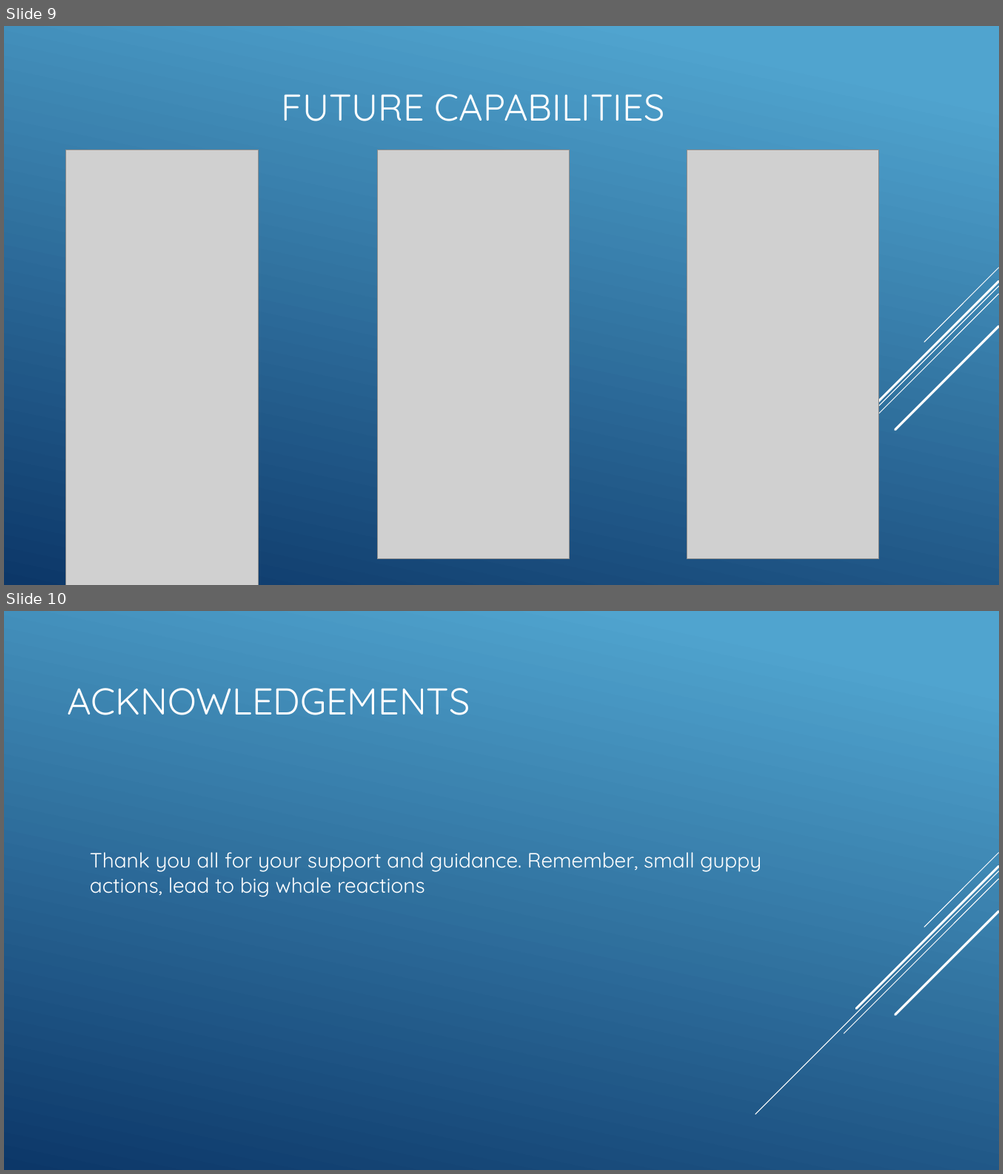
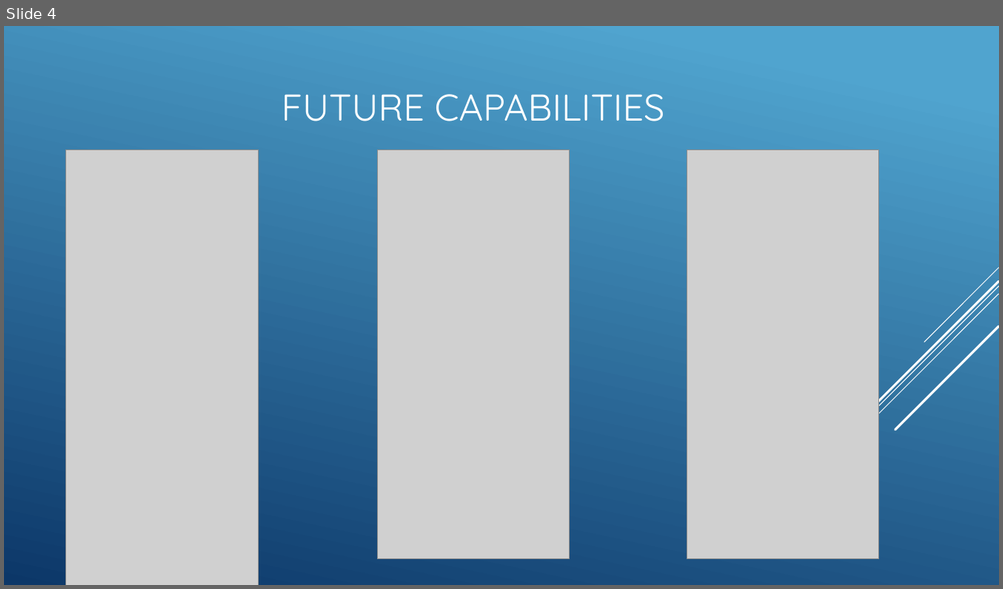
Before and after one commit to Tampa2017/team-8, a slide deck: JP Morgan Code for Good 2017 Presentation.pptx. Shown one above the other, each under a label of ours: slides 9 and 10 before the commit, slide 4 after it. The pictures are 1003x1174 and 1003x589 pixels, drawn with LibreOffice and Linux fonts; fonts in the diff are those of the drawing; grey boxes stand for pictures. Boxes give left, top, right and bottom in pixels: in the first picture for what was removed or moved away, otherwise in the second. Text is boxed around its words. In the diff, an @@ line names an element or a change of style, - is before the commit and + after.

```diff
--- a/JP Morgan Code for Good 2017 Presentation.pptx
+++ b/JP Morgan Code for Good 2017 Presentation.pptx
@@ slide 10 removed at [4,611,999,1170], background gradient #51A5CF to #0D3868; not listed: 5 template elements that a slide beside it also shows @@
@@ title removed at [68,688,470,715] @@
-ACKNOWLEDGEMENTS
@@ text removed at [90,852,761,897] @@
-Thank you all for your support and guidance. Remember, small guppy actions, lead to big whale reactions
@@ what was slide 9 is now slide 4 @@
```
Also in this commit, not shown: 3 slides changed, 5 other slides removed, 12 other files.
